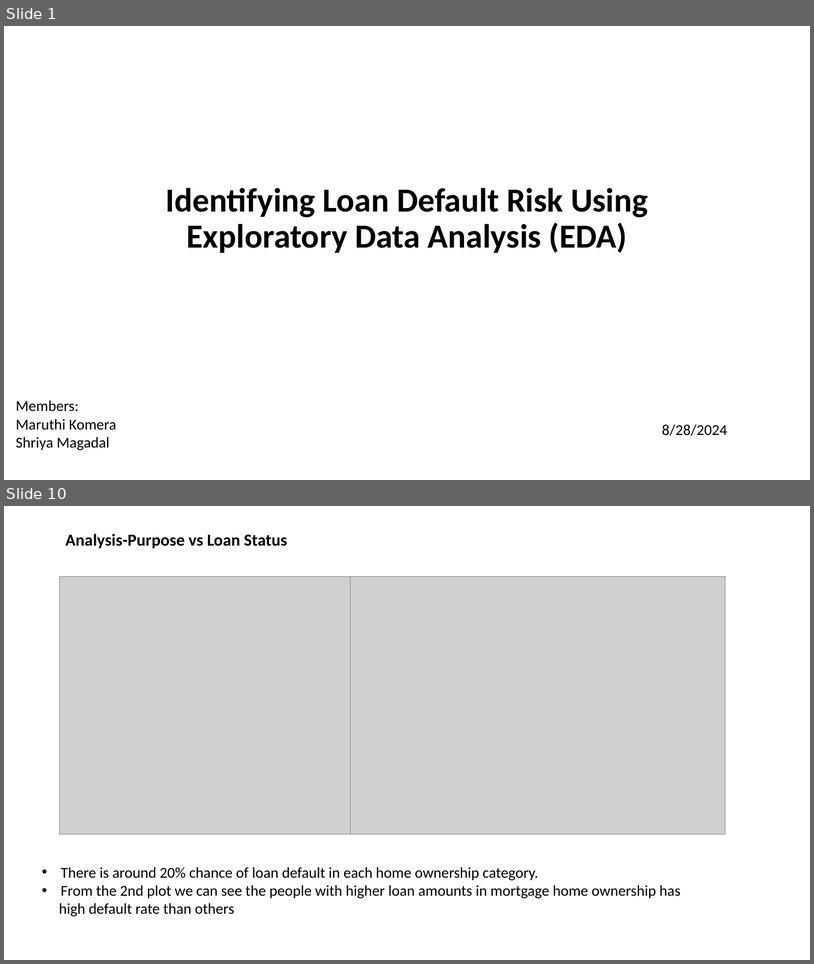
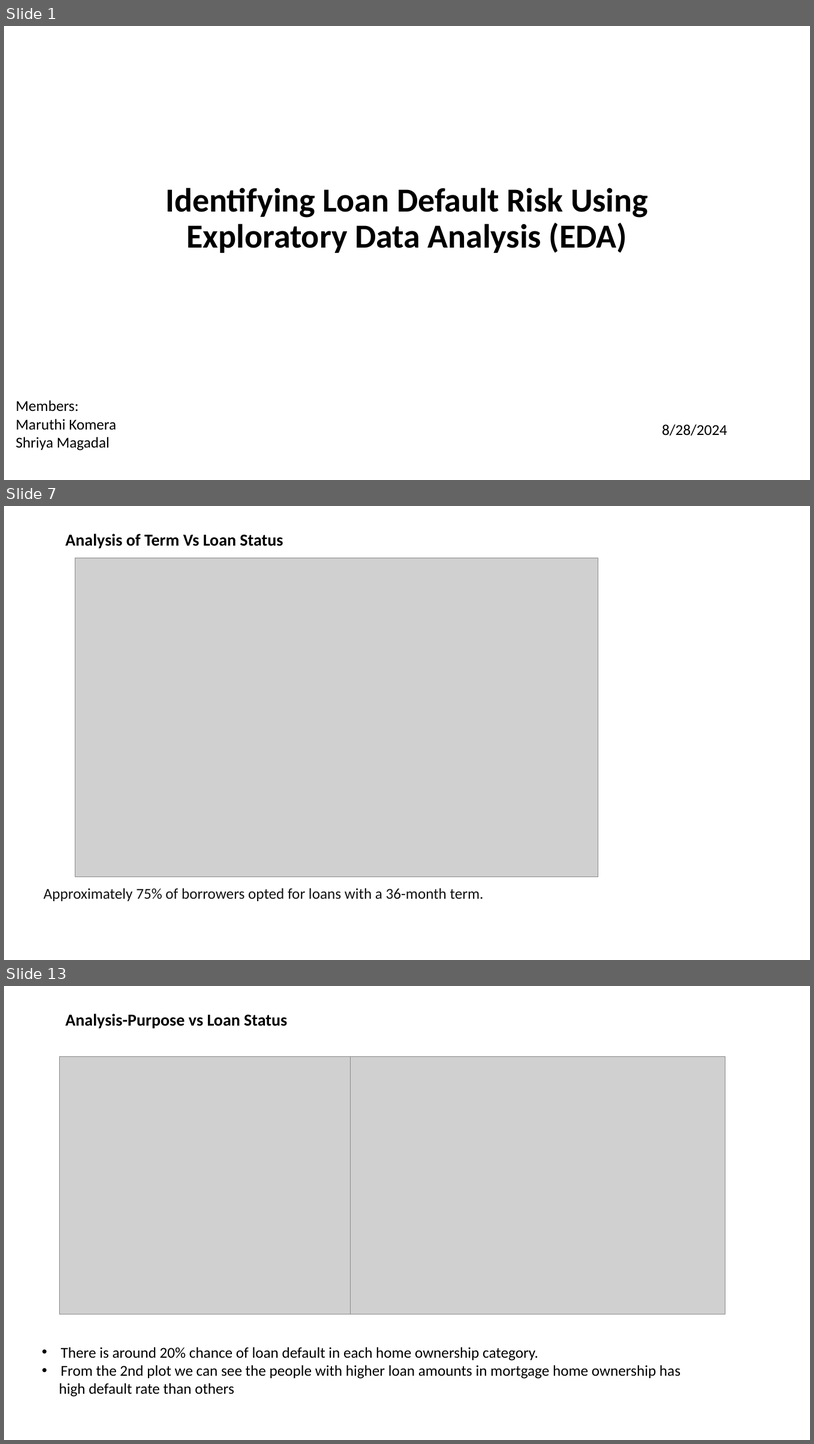
Before and after one commit to mkomera/Lending_ClubCase_Study, a slide deck: Lending_Club_Case_study.pptx. Shown one above the other, each under a label of ours: slides 1 and 10 before the commit, slides 1, 7 and 13 after it; the slides between them are not shown. The pictures are 814x964 and 814x1444 pixels, drawn with LibreOffice and Linux fonts; fonts in the diff are those of the drawing; grey boxes stand for pictures. Boxes give left, top, right and bottom in pixels: in the first picture for what was removed or moved away, otherwise in the second. Text is boxed around its words. In the diff, an @@ line names an element or a change of style, - is before the commit and + after.

```diff
--- a/Lending_Club_Case_study.pptx
+++ b/Lending_Club_Case_study.pptx
@@ slide 7 added at (4, 506, 810, 960), background #FFFFFF @@
@@ title added at (65, 534, 283, 549), 20 pt, text #000000, bold @@
+Analysis of Term Vs Loan Status
@@ picture added at (75, 558, 599, 876) @@
@@ text added at (44, 888, 484, 901), 18 pt, text #111111 @@
+Approximately 75% of borrowers opted for loans with a 36-month term.
@@ what was slide 10 is now slide 13 @@
```
Also in this commit, not shown: 6 slides changed, 4 other slides added, 2 slides removed.
